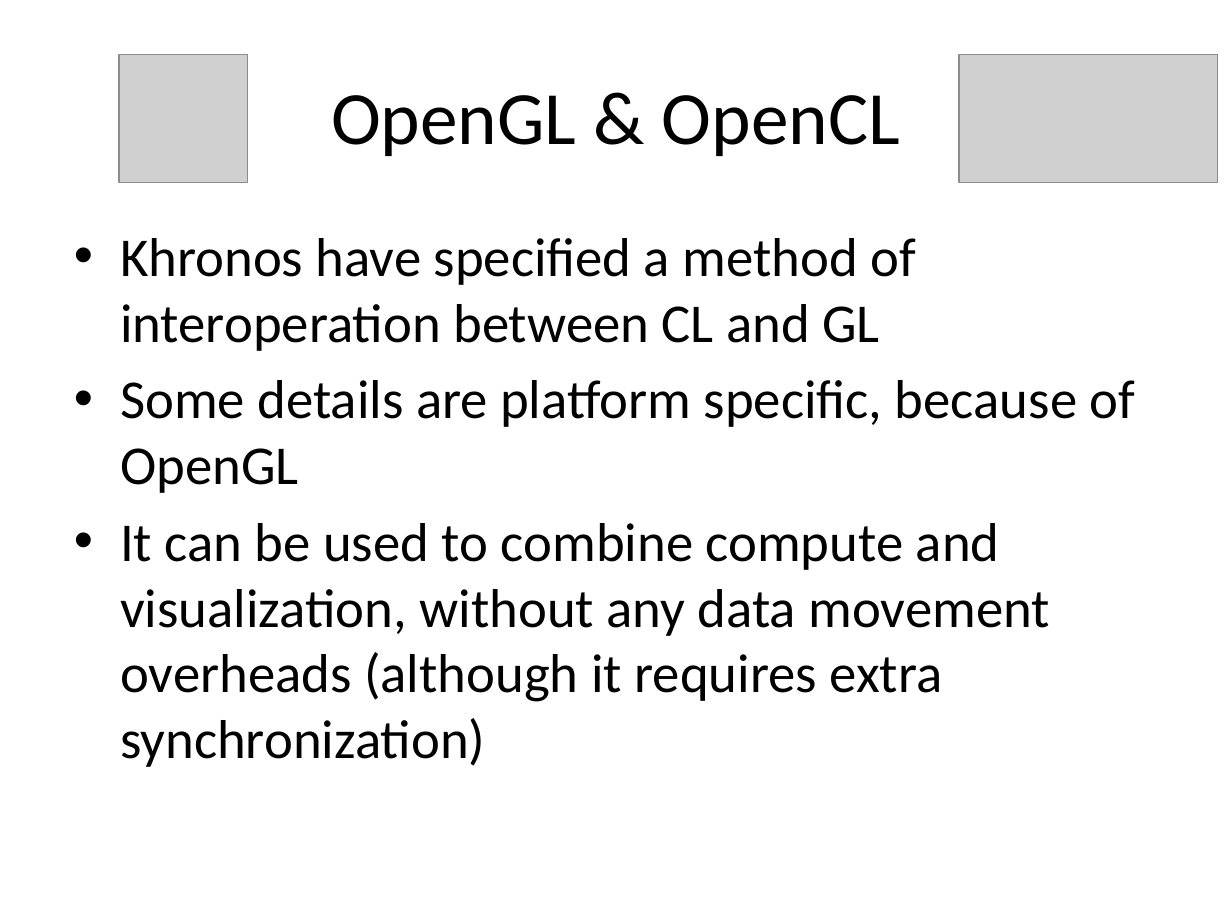
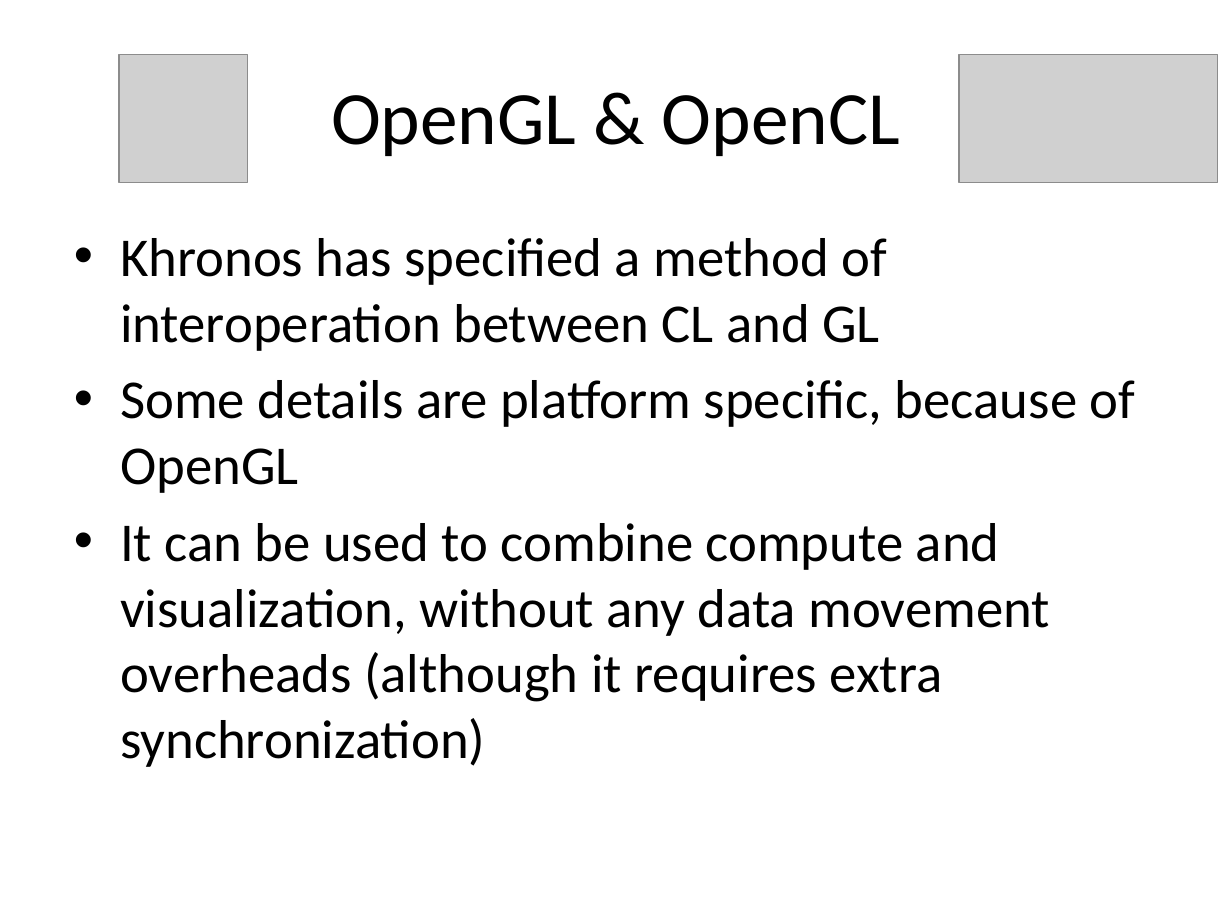
Before and after one commit to UoB-HPC/opencl-training-code, a slide deck: slide 2 of slides/advanced_part4.pptx. Drawn at 1232x924 pixels with LibreOffice and Linux fonts; fonts in the diff are those of the drawing; grey boxes stand for pictures. Boxes give left, top, right and bottom in pixels: in the first picture for what was removed or moved away, otherwise in the second. Text is boxed around its words. In the diff, an @@ line names an element or a change of style, - is before the commit and + after.

Commit message:
Fixed minor typos.

```diff
--- a/slides/advanced_part4.pptx
+++ b/slides/advanced_part4.pptx
@@ text at (120, 238, 887, 351): text changed @@
-• Khronos have specified a method of interoperation between CL and GL
+• Khronos has specified a method of interoperation between CL and GL
```
